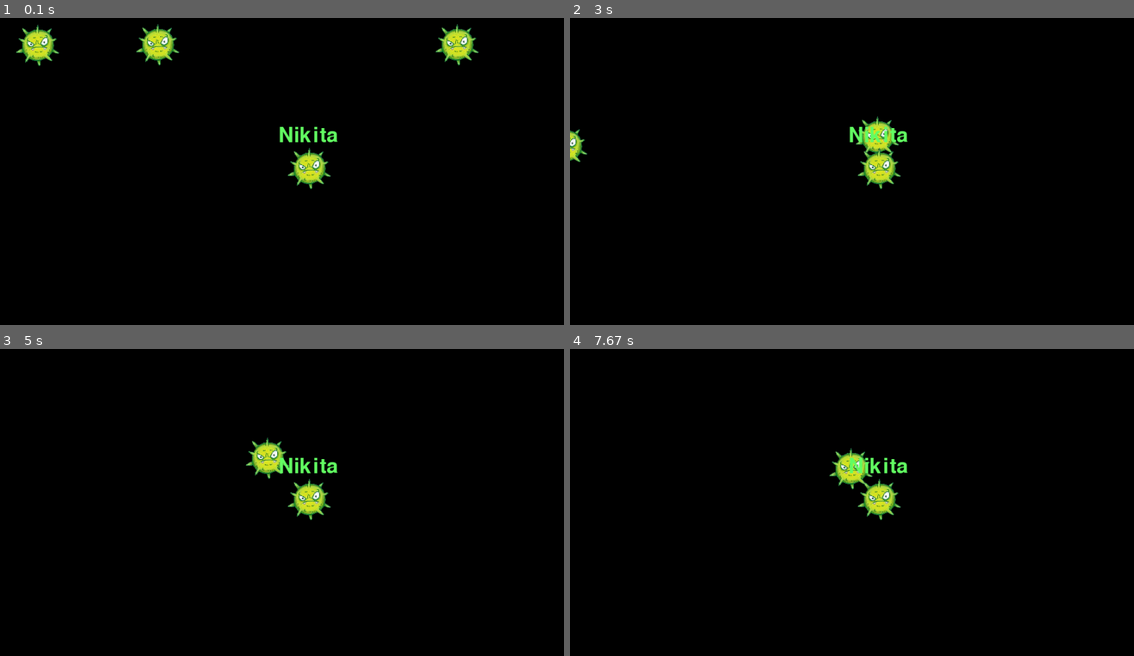
Above: before the commit, frames 1-4 (two rows, left to right).
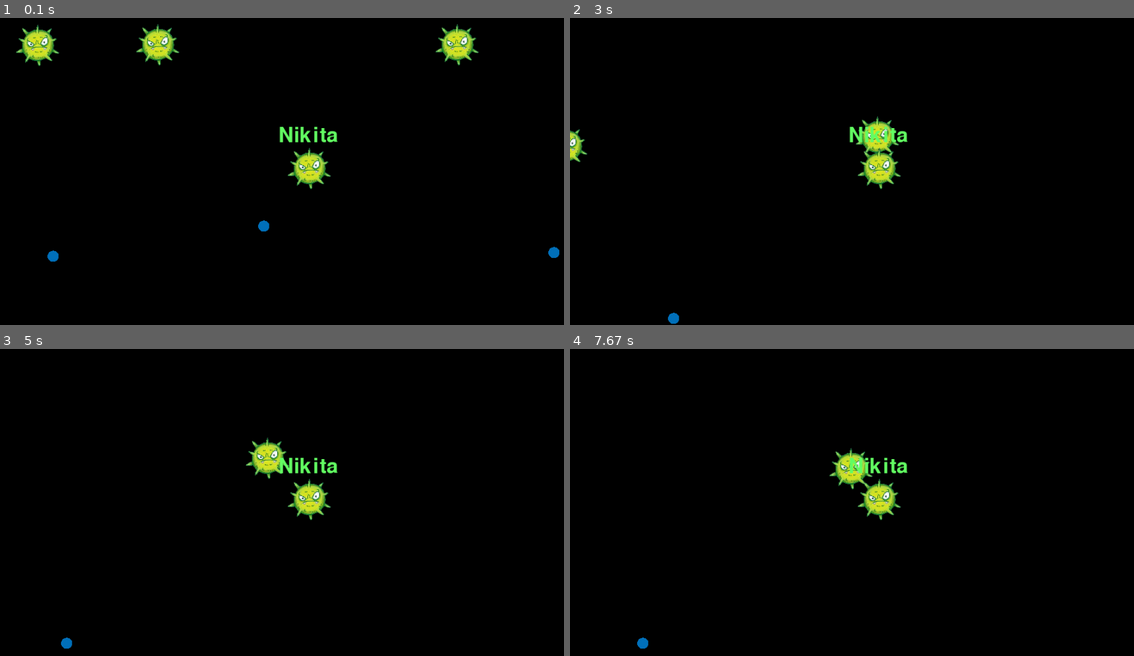
Above: after the commit, the same moments.

Repository: nikitka-lyceum/bacteria_pygame
Game: pygame game, started from main.py
The game is run twice, just before and just after one commit, with the same random seed, the same clock (stepped at 60 frames per second) and the same inputs.
Inputs:
- Up to frame 1 (0.1 s): no input
- Up to frame 2 (3 s): hold W 0.33-0.8 s; hold Right 0.33-0.8 s; hold Right 0.83-1.3 s; hold W 1.33-1.63 s; hold Right 1.67-2.13 s; hold A 2.17-2.7 s; hold Down from 2.73 s (still down)
- Up to frame 3 (5 s): release Down at 3.03 s; hold A 3.07-3.47 s; hold Up 3.5-3.87 s; hold D 3.9-4.53 s; hold Down 4.57-4.93 s; hold A from 4.97 s (still down)
- Up to frame 4 (7.67 s): release A at 5.43 s; hold Right 5.47-5.93 s; hold W 5.97-6.27 s; hold Right 6.3-6.77 s; hold A 6.8-7.33 s; hold Down from 7.37 s (still down)

The runs differ from the first frame. In frame 1, 0.2% of the frame differs, in the area x 8-100%, y 65-80%; in frame 2, less than 0.1%; in frame 3, less than 0.1%; in frame 4, less than 0.1%.

Commit message:
Add File

Diff:
--- a/classes/bacterium.py
+++ b/classes/bacterium.py
@@ -8,10 +8,10 @@
 
 pygame.init()
 
+
 class Bacterium(pygame.sprite.Sprite):
     image = pygame.image.load(PATH_IMAGE + "bacterium.png")
     image = pygame.transform.scale(image, (100, 100))
-
 
     def __init__(self, *groups):
         super().__init__(*groups)
@@ -24,77 +24,24 @@
         self.force = 1
         self.speed = 5
 
+    def __str__(self):
+        return "Bacterium"
+
     def update(self):
         self.rect = self.rect.move(random.randrange(3) - 1,
                                    random.randrange(3) - 1)
 
-
     def check_enemy(self, enemys):
         for enemy in enemys:
             if pygame.sprite.collide_mask(self, enemy) and enemy != self:
-                if self.force > enemy.force:
+                if str(enemy) == "Eat":
                     self.force += enemy.force
                     self.speed += enemy.speed
 
                     enemy.kill()
 
-
-
-class Player(pygame.sprite.Sprite):
-    image = pygame.image.load(PATH_IMAGE + "bacterium.png")
-    image = pygame.transform.scale(image, (100, 100))
-
-    def __init__(self, *groups):
-        super().__init__(*groups)
-
-        self.image = Player.image
-        self.rect = self.image.get_rect()
-        self.mask = pygame.mask.from_surface(self.image)
-        self.rect.x = WIDTH // 2 - self.rect.width // 2
-        self.rect.y = HEIGHT // 2 - self.rect.height // 2
-
-
-        self.force = 1
-        self.speed = 5
-
-
-    def update(self, event=None, enemys=None):
-        for enemy in enemys:
-            if event[K_a] or event[K_LEFT]:
-                enemy.rect = enemy.rect.move(self.speed, 0)
-
-            if event[K_d] or event[K_RIGHT]:
-                enemy.rect = enemy.rect.move(-self.speed, 0)
-
-            if event[K_w] or event[K_UP]:
-                enemy.rect = enemy.rect.move(0, self.speed)
-
-            if event[K_s] or event[K_DOWN]:
-                enemy.rect = enemy.rect.move(0, -self.speed)
-
-
-
-    def check_enemy(self, enemys):
-        for enemy in enemys:
-            if pygame.sprite.collide_mask(self, enemy):
-                if self.force > enemy.force:
+                elif self.force > enemy.force:
                     self.force += enemy.force
                     self.speed += enemy.speed
 
                     enemy.kill()
-
-                else:
-                    enemy.force += self.force
-                    enemy.speed += self.speed
-
-                    self.kill()
-
-    def draw(self, screen):
-        screen.blit(Player.image, (self.rect.x, self.rect.y))
-
-        font = pygame.font.Font(None, 50)
-        text = font.render("Nikita", True, (100, 255, 100))
-        text_x = WIDTH // 2 - text.get_width() // 2
-        text_y = HEIGHT // 2 - self.rect.height // 2 - 25
-
-        screen.blit(text, (text_x, text_y))
--- a/classes/eat.py
+++ b/classes/eat.py
@@ -20,6 +20,10 @@
         self.rect.y = random.randint(0, HEIGHT)
 
         self.force = random.randint(1, 5)
+        self.speed = random.randint(1, 5)
+
+    def __str__(self):
+        return "Eat"
 
 
     def update(self):
--- /dev/null
+++ b/classes/player.py
@@ -0,0 +1,65 @@
+import pygame
+from pygame import *
+
+from config import *
+
+class Player(pygame.sprite.Sprite):
+    image = pygame.image.load(PATH_IMAGE + "bacterium.png")
+    image = pygame.transform.scale(image, (100, 100))
+
+    def __init__(self, *groups):
+        super().__init__(*groups)
+
+        self.image = Player.image
+        self.rect = self.image.get_rect()
+        self.mask = pygame.mask.from_surface(self.image)
+        self.rect.x = WIDTH // 2 - self.rect.width // 2
+        self.rect.y = HEIGHT // 2 - self.rect.height // 2
+
+        self.force = 1
+        self.speed = 5
+
+    def update(self, event=None, enemys=None):
+        for enemy in enemys:
+            if event[K_a] or event[K_LEFT]:
+                enemy.rect = enemy.rect.move(self.speed, 0)
+
+            if event[K_d] or event[K_RIGHT]:
+                enemy.rect = enemy.rect.move(-self.speed, 0)
+
+            if event[K_w] or event[K_UP]:
+                enemy.rect = enemy.rect.move(0, self.speed)
+
+            if event[K_s] or event[K_DOWN]:
+                enemy.rect = enemy.rect.move(0, -self.speed)
+
+    def check_enemy(self, enemys):
+        for enemy in enemys:
+            if pygame.sprite.collide_mask(self, enemy):
+                if str(enemy) == "Eat":
+                    self.force += enemy.force
+                    self.speed += enemy.speed
+
+                    enemy.kill()
+
+                elif self.force > enemy.force:
+                    self.force += enemy.force
+                    self.speed += enemy.speed
+
+                    enemy.kill()
+
+                else:
+                    enemy.force += self.force
+                    enemy.speed += self.speed
+
+                    self.kill()
+
+    def draw(self, screen):
+        screen.blit(Player.image, (self.rect.x, self.rect.y))
+
+        font = pygame.font.Font(None, 50)
+        text = font.render("Nikita", True, (100, 255, 100))
+        text_x = WIDTH // 2 - text.get_width() // 2
+        text_y = HEIGHT // 2 - self.rect.height // 2 - 25
+
+        screen.blit(text, (text_x, text_y))
--- a/main.py
+++ b/main.py
@@ -1,6 +1,7 @@
 import pygame
 from config import *
 from classes.bacterium import *
+from classes.player import *
 from classes.eat import *
 
 all_sprites = pygame.sprite.Group()
@@ -8,6 +9,11 @@
 Bacterium(all_sprites)
 Bacterium(all_sprites)
 Bacterium(all_sprites)
+
+Eat(all_sprites)
+Eat(all_sprites)
+Eat(all_sprites)
+Eat(all_sprites)
 
 def main():
     pygame.init()
@@ -37,7 +43,9 @@
         keys = pygame.key.get_pressed()
 
         for sprite in all_sprites:
-            sprite.check_enemy(all_sprites)
+            print(str(sprite))
+            if str(sprite) == "Bacterium":
+                sprite.check_enemy(all_sprites)
 
         player.check_enemy(all_sprites)
         player.update(event=keys, enemys=all_sprites)
